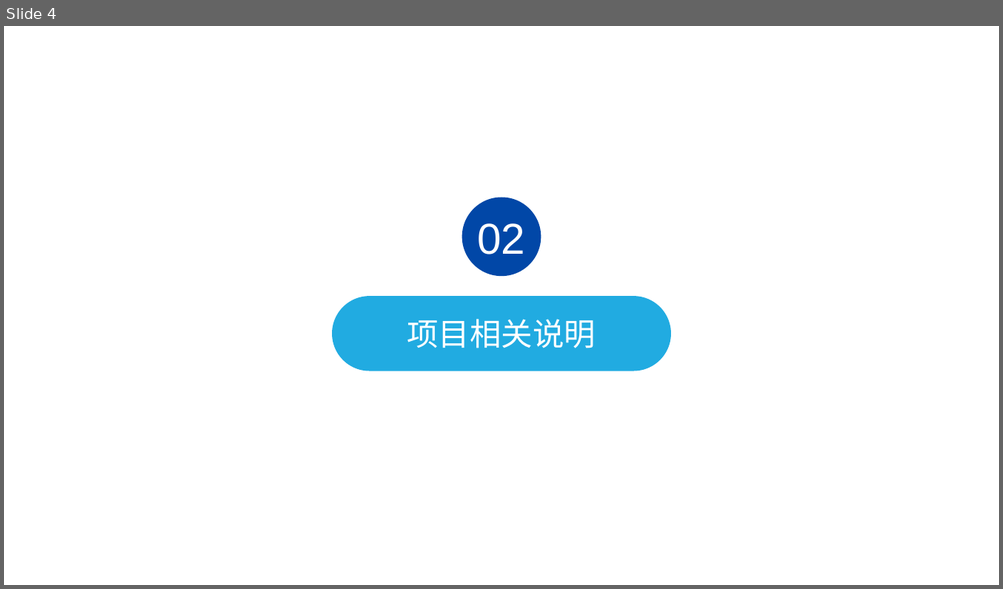
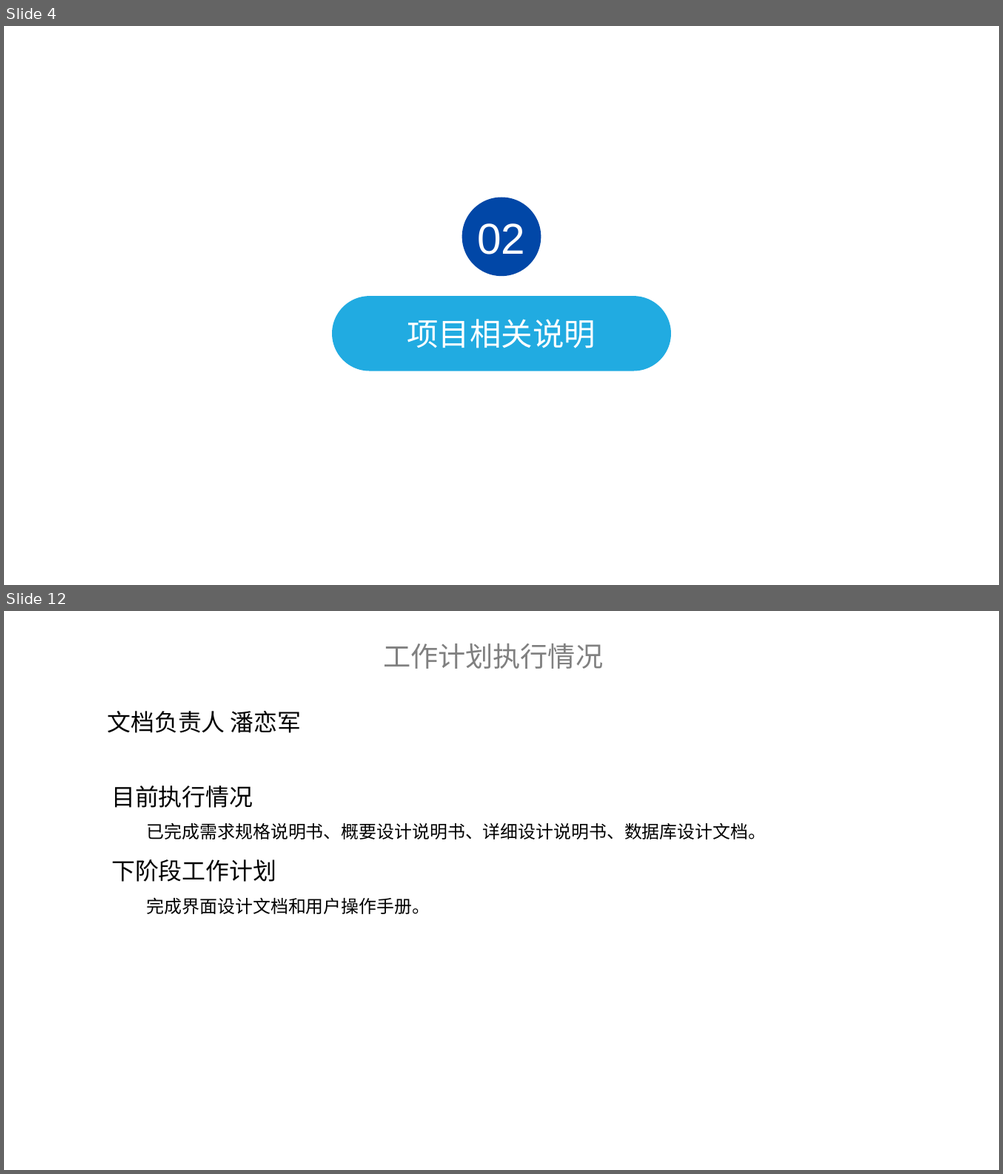
Before and after one commit to BIT-zhangxin/LabWebSystem, a slide deck: document/展示/FishTouchers小组第三次汇报.pptx. Shown one above the other, each under a label of ours: slide 4 before the commit, slides 4 and 12 after it; the slides between them are not shown. The pictures are 1003x589 and 1003x1174 pixels, drawn with LibreOffice and Linux fonts; fonts in the diff are those of the drawing; background and template pictures are left out. Boxes give left, top, right and bottom in pixels: in the first picture for what was removed or moved away, otherwise in the second. Text is boxed around its words. In the diff, an @@ line names an element or a change of style, - is before the commit and + after.

```diff
--- a/document/展示/FishTouchers小组第三次汇报.pptx
+++ b/document/展示/FishTouchers小组第三次汇报.pptx
@@ slide 12 added at <box>4,611,999,1170</box>, background #FFFFFF @@
@@ text added at <box>383,644,603,669</box>, 28 pt, text #808080 @@
+工作计划执行情况
@@ text added at <box>108,711,301,733</box>, 24 pt, text #000000 @@
+文档负责人 潘恋军
@@ text added at <box>111,786,765,914</box>, 18 pt, text #000000 @@
+目前执行情况
+已完成需求规格说明书、概要设计说明书、详细设计说明书、数据库设计文档。
+下阶段工作计划
+完成界面设计文档和用户操作手册。
```
Also in this commit, not shown: 4 slides changed, 8 other slides added, 3 slides removed.
